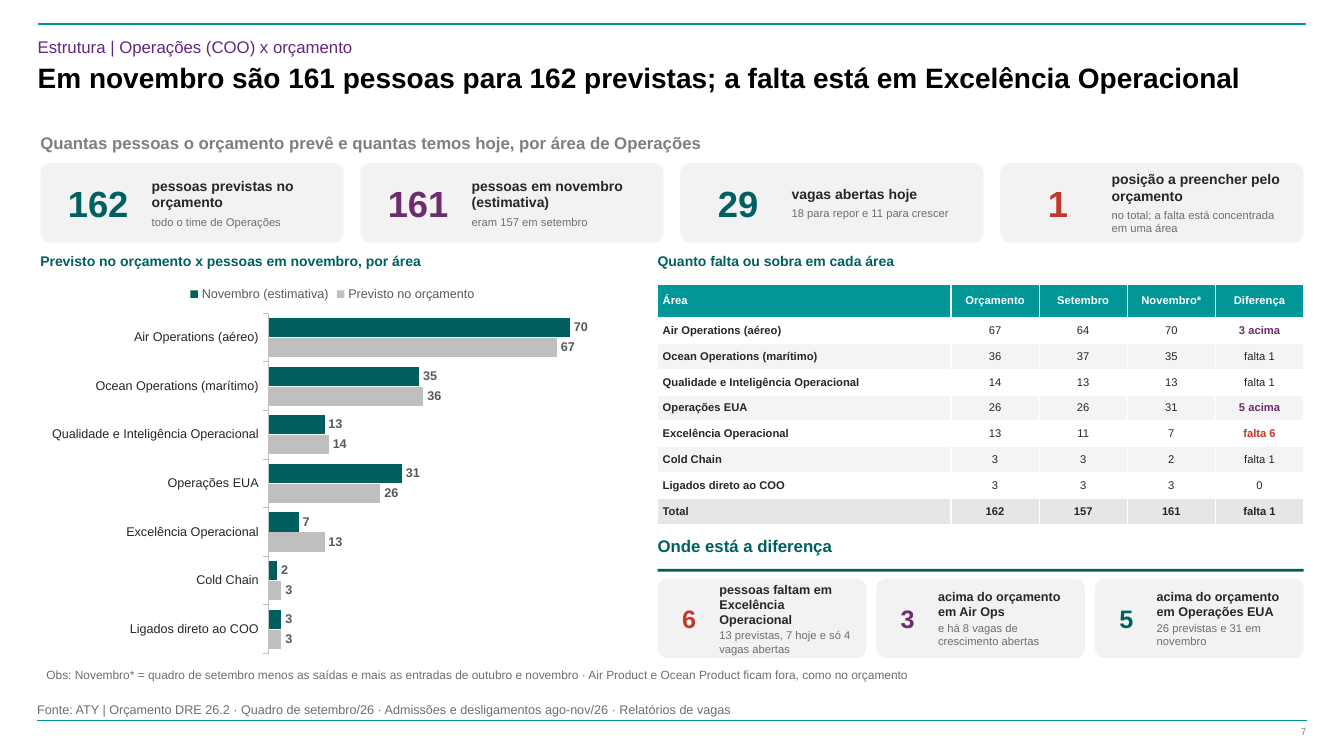
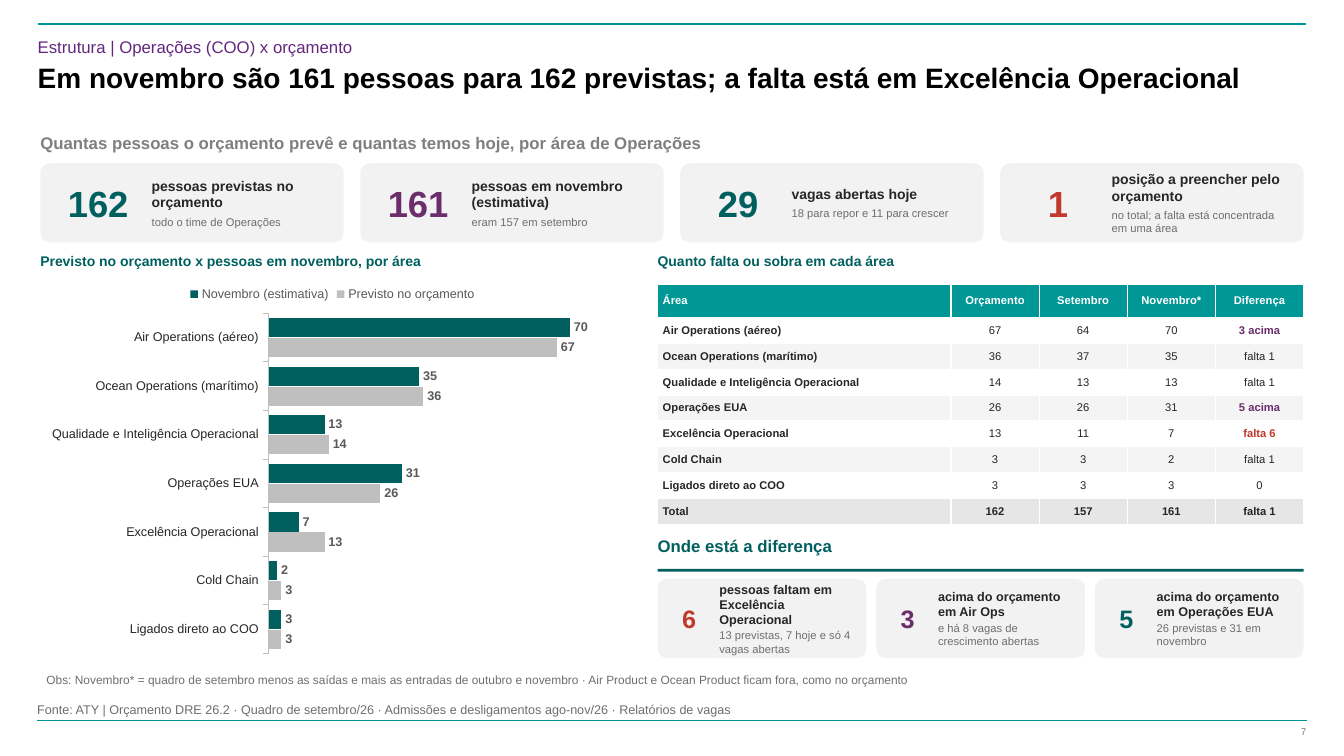
Before and after one commit to suzetemirandasilva5601-cpu/Challenge, a slide deck: slide 7 of 20261112 - ATY - Diagnóstico da Estrutura de Operações - Vagas e Férias.pptx. Drawn at 1344x756 pixels with LibreOffice and Linux fonts; fonts in the diff are those of the drawing; background and template pictures are left out. Boxes give left, top, right and bottom in pixels: in the first picture for what was removed or moved away, otherwise in the second. Text is boxed around its words. In the diff, an @@ line names an element or a change of style, - is before the commit and + after.

```diff
--- a/20261112 - ATY - Diagnóstico da Estrutura de Operações - Vagas e Férias.pptx
+++ b/20261112 - ATY - Diagnóstico da Estrutura de Operações - Vagas e Férias.pptx
@@ text "Obs: Novembro* = quadro de ...": place and size @@
-text "Obs: Novembro* = quadro de ..." at bbox=[46, 670, 907, 682]
+text "Obs: Novembro* = quadro de ..." at bbox=[46, 675, 907, 687]
```
Also in this commit, not shown: 3 other slides changed.
